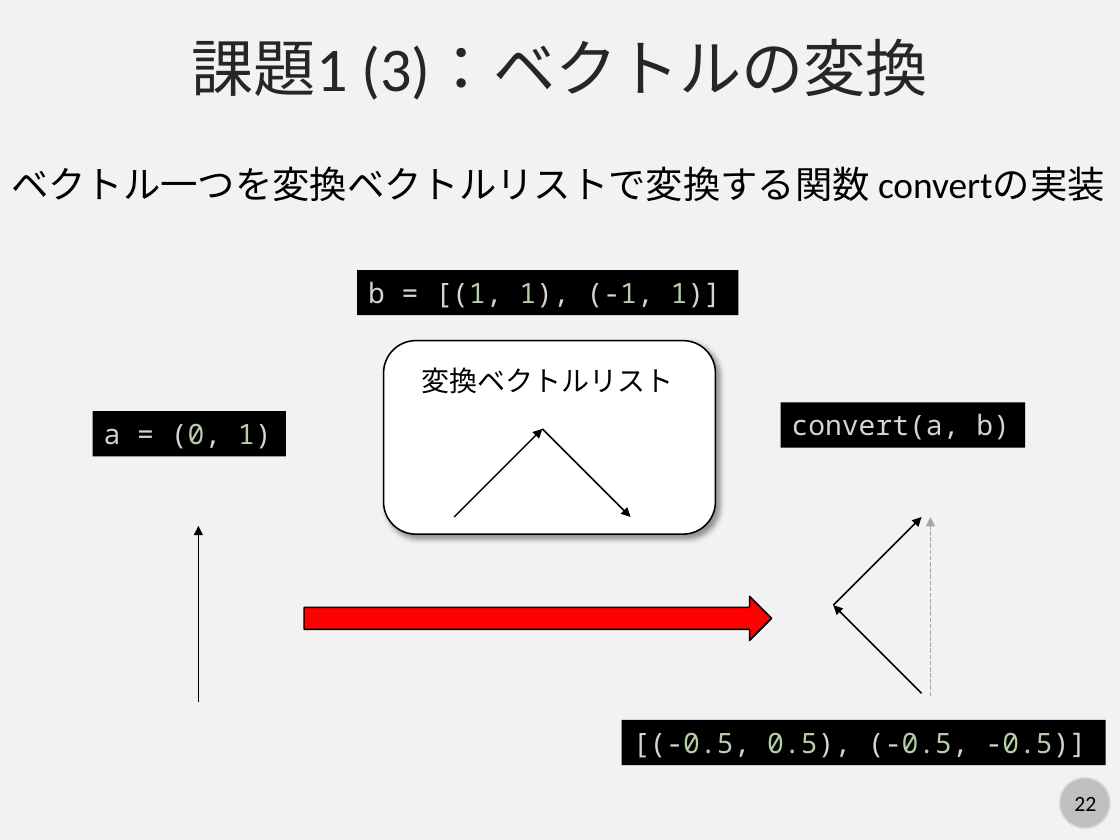
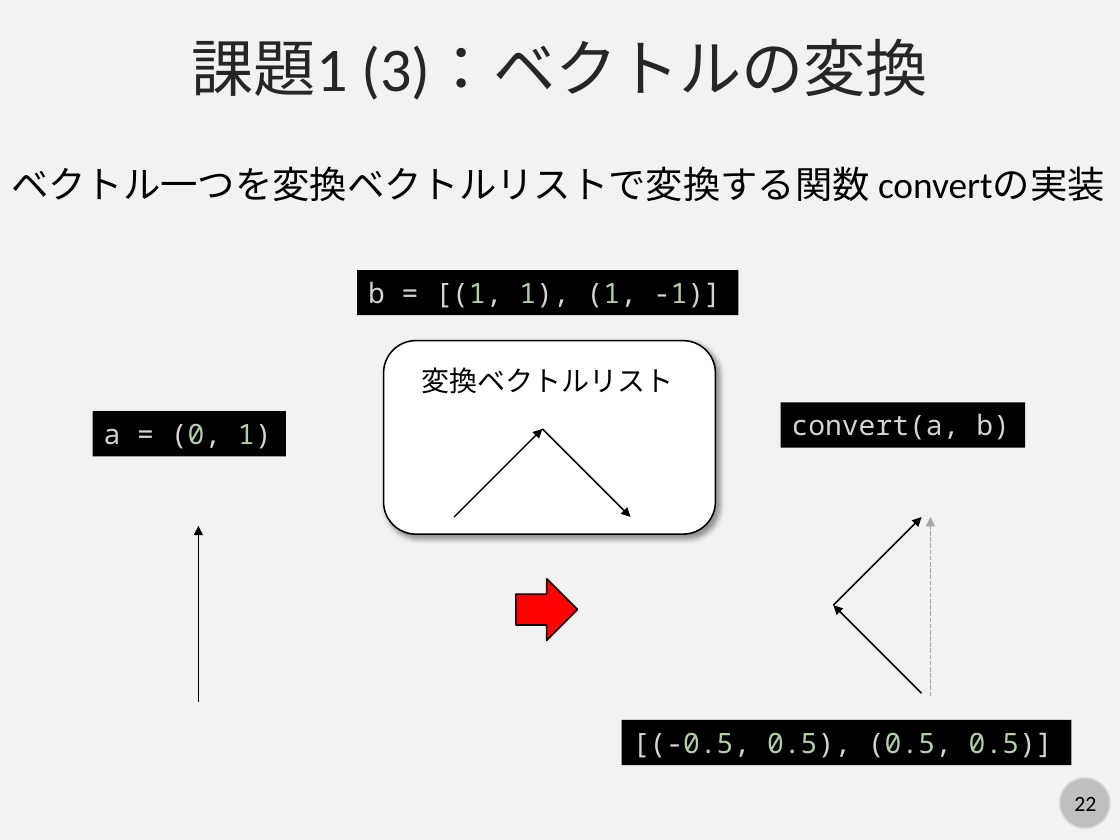
Before and after one commit to kaityo256/python_zero, a slide deck: slide 22 of list/fig/slide.pptx. Drawn at 1120x840 pixels with LibreOffice and Linux fonts; fonts in the diff are those of the drawing. Boxes give left, top, right and bottom in pixels: in the first picture for what was removed or moved away, otherwise in the second. Text is boxed around its words. In the diff, an @@ line names an element or a change of style, - is before the commit and + after.

```diff
--- a/list/fig/slide.pptx
+++ b/list/fig/slide.pptx
@@ text in rectangle at bbox=[368, 281, 721, 308]: text changed @@
-b = [(1, 1), (-1, 1)]
+b = [(1, 1), (1, -1)]
@@ right arrow: place and size @@
-right arrow at bbox=[305, 596, 772, 640]
+right arrow at bbox=[516, 579, 578, 641]
@@ rectangle "[(-0.5, 0.5), (0.5, 0.5)]": place and size @@
-rectangle "[(-0.5, 0.5), (0.5, 0.5)]" at bbox=[622, 720, 1105, 765]
+rectangle "[(-0.5, 0.5), (0.5, 0.5)]" at bbox=[622, 720, 1071, 765]
@@ text in rectangle at bbox=[633, 732, 1053, 758]: text changed; text colour #D4D4D4 to #B5CEA8 @@
-[(-0.5, 0.5), (-0.5, -0.5)]
+[(-0.5, 0.5), (0.5, 0.5)]
```
Also in this commit, not shown: 1 other slide changed, 2 slides added, 2 other files.
